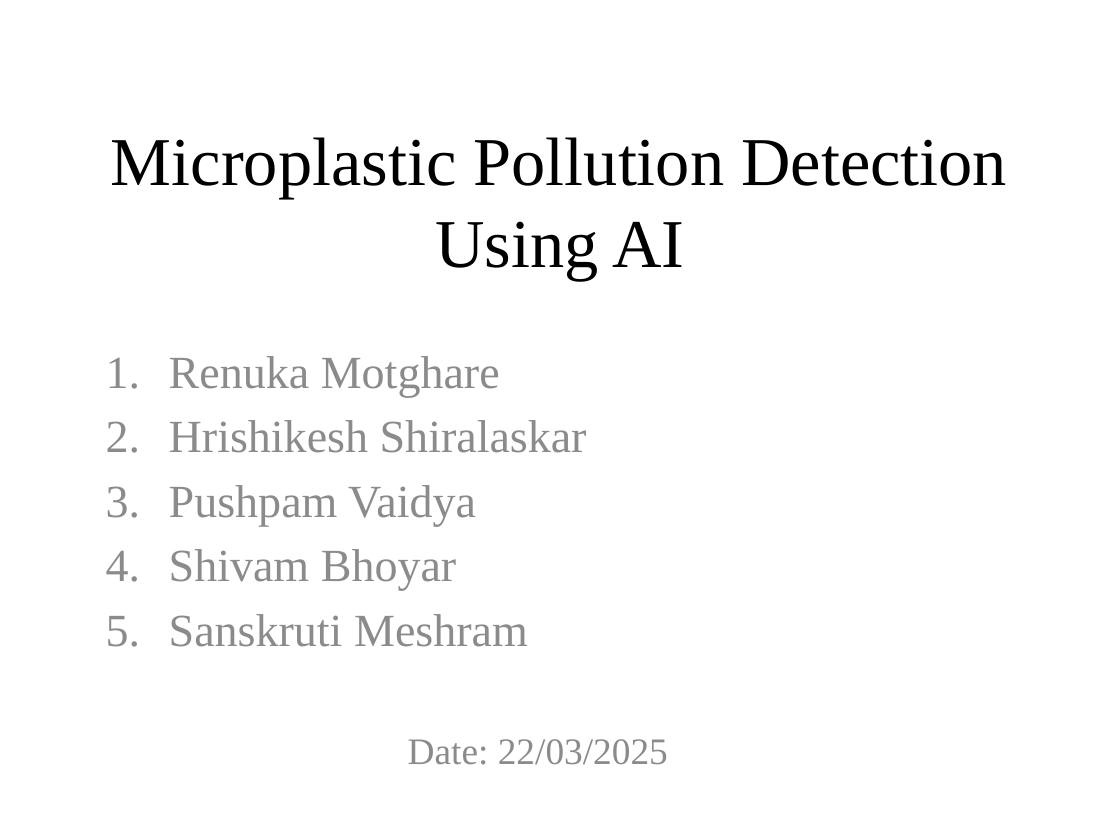
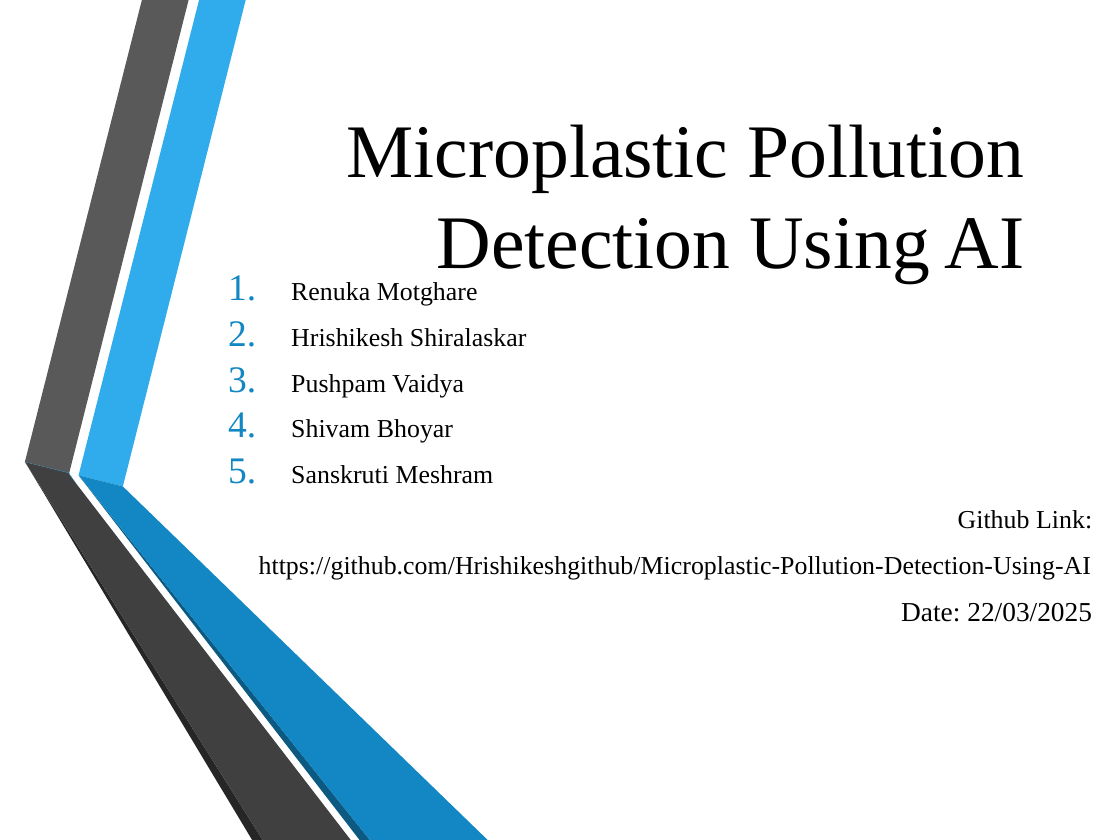
Before and after one commit to Hrishikeshgithub/Microplastic-Pollution-Detection-Using-AI, a slide deck: slide 1 of Microplastic Pollution Detection Using AI.pptx. Drawn at 1120x840 pixels with LibreOffice and Linux fonts; fonts in the diff are those of the drawing; background and template pictures are left out. Boxes give left, top, right and bottom in pixels: in the first picture for what was removed or moved away, otherwise in the second. Text is boxed around its words. In the diff, an @@ line names an element or a change of style, - is before the commit and + after.

```diff
--- a/Microplastic Pollution Detection Using AI.pptx
+++ b/Microplastic Pollution Detection Using AI.pptx
@@ title "Microplastic Pollution Detection Using AI" at (x1=347, y1=124, x2=1025, y2=283): size 44 to 48.6 pt; alignment centre to right; vertical alignment middle to bottom @@
@@ subtitle "Renuka Motghare" moved from (x1=169, y1=356, x2=668, y2=765) to (x1=259, y1=282, x2=1092, y2=622) @@
@@ subtitle at (x1=291, y1=282, x2=1092, y2=622): size 29.6 to 16.6 pt in "Renuka Motghare", "Hrishikesh Shiralaskar", "Pushpam Vaidya", "Shivam Bhoyar" and 1 more places; text colour #8C8C8C to #000000 in "Renuka Motghare", "Hrishikesh Shiralaskar", "Pushpam Vaidya", "Shivam Bhoyar" and 2 more places; size 24.1 to 17.6 pt in "Date: 22/03/2025"; more space between paragraphs; alignment centre to right @@
@@ group added at (x1=25, y1=0, x2=487, y2=840): 6 freeform shapes @@
@@ freeform shape added at (x1=25, y1=461, x2=69, y2=473), fill #29ABE2 @@
@@ freeform shape added at (x1=68, y1=474, x2=76, y2=484), fill #29ABE2 @@
@@ subtitle at (x1=259, y1=510, x2=1092, y2=580): paragraphs added @@
+Github Link:
+https://github.com/Hrishikeshgithub/Microplastic-Pollution-Detection-Using-AI
```
Also in this commit, not shown: 8 other slides changed.
